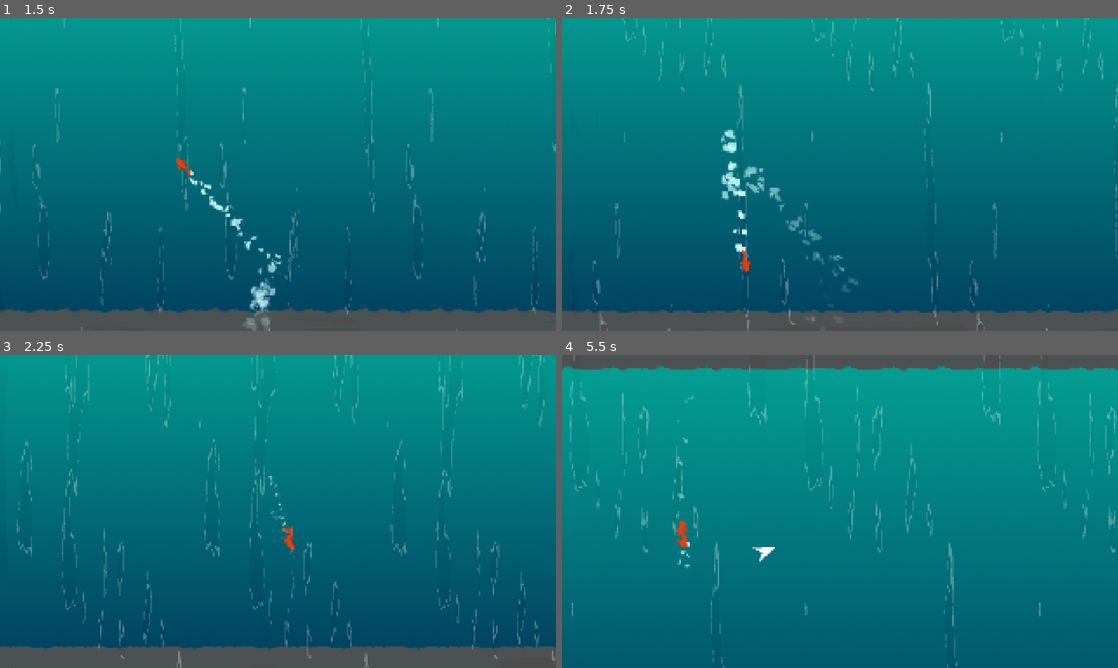
Above: before the commit, frames 1-4 (two rows, left to right).
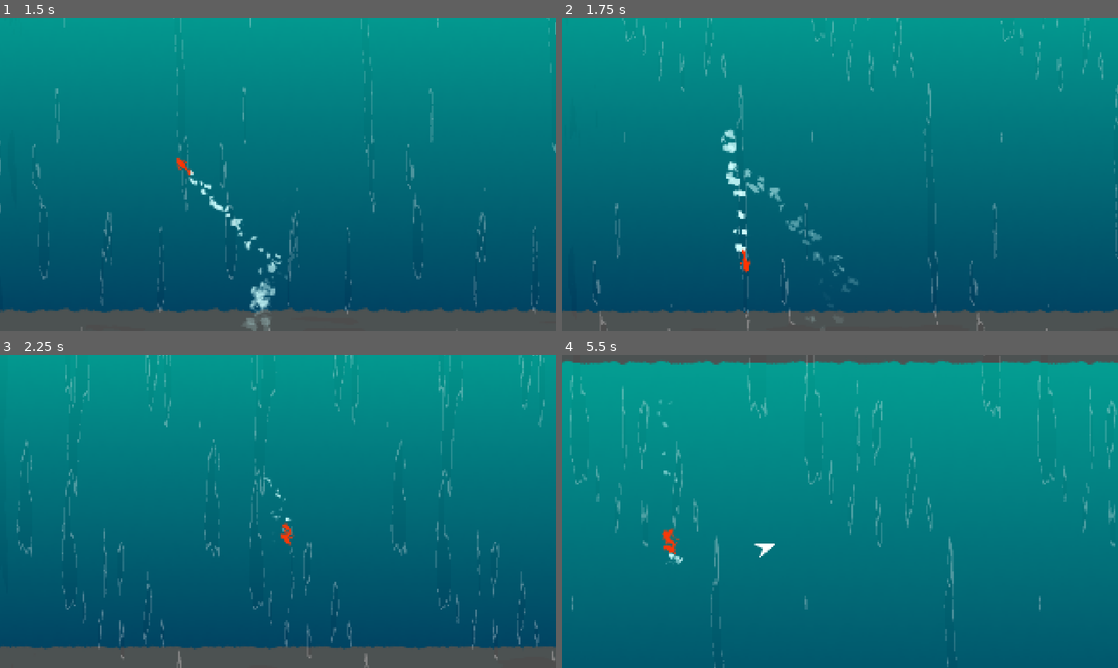
Above: after the commit, the same moments.

Repository: ojaskavathe/cascade
Game: Godot game, scene res://game.tscn
Two runs of this game, one before a commit and one after it. Both use one fixed random seed, a clock stepped at 60 frames per second and the inputs below. The engine's default icon, where the game draws it, is replaced by a stand-in: a white triangle on a blue panel in a dark square.
Inputs (mouse positions are in pixels of both pictures, inside the frame that each line leads up to):
- Up to frame 1 (1.5 s): move the mouse to (400, 158) at 0.52 s; hold Space (jump) 0.53-1.28 s; hold D (right) from 0.53 s (still down); move the mouse to (166, 190) at 1.27 s; tap Space (jump) at 1.35 s
- Up to frame 2 (1.75 s): keep holding D (right); tap Space (jump) at 1.52 s
- Up to frame 3 (2.25 s): tap Space (jump) at 1.82 s; move the mouse to (333, 442) at 2.02 s; release D (right) at 2.03 s; hold A (left) from 2.03 s (still down); hold Space (jump) from 2.03 s (still down)
- Up to frame 4 (5.5 s): move the mouse to (812, 574) at 2.77 s; release A (left) at 2.78 s; release Space (jump) at 2.78 s; hold D (right) 2.78-4.28 s; tap Space (jump) at 2.85, 3.02, 3.32, 4.35, 4.52, 4.82 s; move the mouse to (1006, 558) at 3.52 s; hold Space (jump) 3.53-4.28 s; move the mouse to (673, 464) at 4.27 s; hold A (left) 4.28-5.03 s; move the mouse to (867, 511) at 5.02 s; hold D (right) from 5.03 s (still down); hold Space (jump) from 5.03 s (still down)

Frame 1 is identical in both runs. In frame 2, 0.2% of the frame differs, in the area x 28-37%, y 47-58%; in frame 3, 0.2%; in frame 4, 5.6%, in the area x 0-100%, y 0-100%.

Commit message:
Hitbox and particle adjustment

Diff:
--- a/entity/player/player.gd
+++ b/entity/player/player.gd
@@ -20,13 +20,14 @@
 var arrow_preload: PackedScene = preload("res://entity/player/arrow.tscn")
 var arrow
 
+enum ParticleBehavior {SWIM = 0, DASH = 1}
 
 func _ready():
 	arrow = arrow_preload.instantiate()
 	get_parent().add_child.call_deferred(arrow)
 	arrow.set_visible(false)
 	$PlayerModel/AnimationPlayer.play("swim")
-	swim_particles.set_emitting(true)
+	set_particle_behavior(ParticleBehavior.SWIM)
 
 func _physics_process(delta):
 	if velocity.is_zero_approx():
@@ -41,8 +42,7 @@
 		arrow.set_rotation(angle)
 
 		if Input.is_action_just_released("jump"):
-			swim_particles.set_emitting(false)
-			dash_particles.set_emitting(true)
+			set_particle_behavior(ParticleBehavior.DASH)
 			$DashParticleTimer.start()
 			position = jump_point_position
 			move_direction = direction.normalized()
@@ -65,6 +65,8 @@
 			bash_state = true
 			arrow.set_position(jump_point_position)
 			arrow.set_visible(true)
+			set_particle_behavior(ParticleBehavior.SWIM)
+			$DashParticleTimer.stop()
 			Signals.player_entered_bash_state.emit()
 			velocity = Vector2.ZERO
 
@@ -84,5 +86,9 @@
 
 
 func _on_dash_particle_timer_timeout():
-	swim_particles.set_emitting(true)
-	dash_particles.set_emitting(false)
+	set_particle_behavior(ParticleBehavior.SWIM)
+
+
+func set_particle_behavior(particle_behavior: ParticleBehavior):
+	swim_particles.set_emitting(not particle_behavior)
+	dash_particles.set_emitting(particle_behavior)
--- a/entity/player/player.tscn
+++ b/entity/player/player.tscn
@@ -3,8 +3,8 @@
 [ext_resource type="Script" path="res://entity/player/player.gd" id="1_dtk45"]
 [ext_resource type="PackedScene" uid="uid://dqe3i08elxdql" path="res://entity/player/player_model.tscn" id="2_qx60d"]
 
-[sub_resource type="RectangleShape2D" id="RectangleShape2D_b100w"]
-size = Vector2(64, 64)
+[sub_resource type="CircleShape2D" id="CircleShape2D_5r44n"]
+radius = 8.0
 
 [sub_resource type="CircleShape2D" id="CircleShape2D_4pluf"]
 radius = 64.0
@@ -28,7 +28,7 @@
 
 [node name="CollisionShape2D" type="CollisionShape2D" parent="."]
 position = Vector2(0, -32)
-shape = SubResource("RectangleShape2D_b100w")
+shape = SubResource("CircleShape2D_5r44n")
 
 [node name="JumpPointDetect" type="Area2D" parent="."]
 position = Vector2(0, -32)
